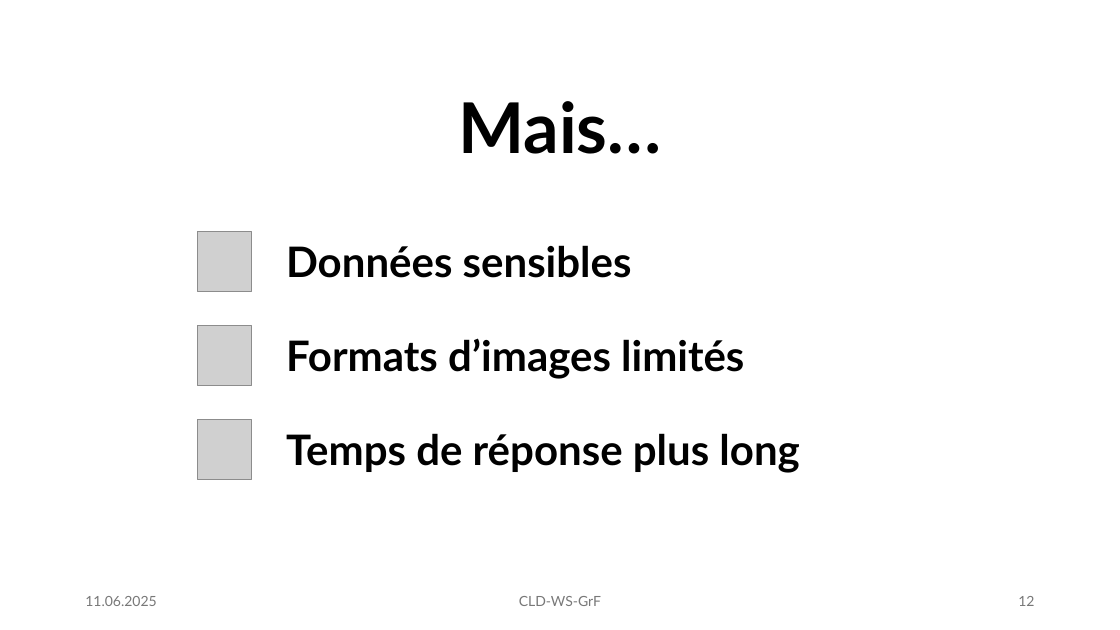
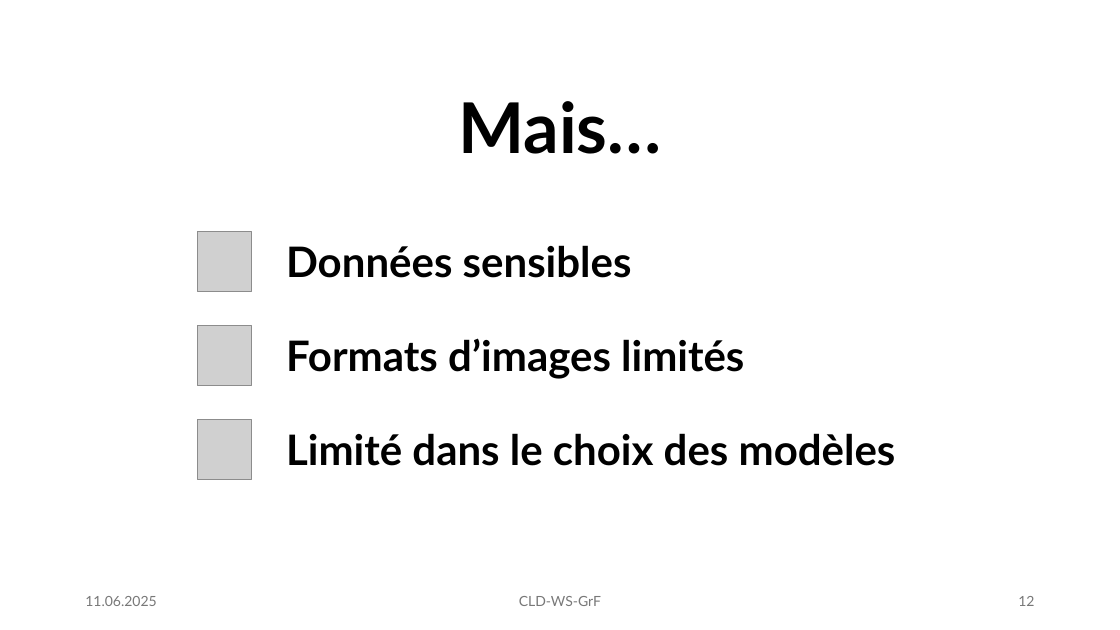
Before and after one commit to ismaelgiovannetti/CLD-WS-GrF, a slide deck: slide 12 of presentation.pptx. Drawn at 1120x630 pixels with LibreOffice and Linux fonts; fonts in the diff are those of the drawing; grey boxes stand for pictures. Boxes give left, top, right and bottom in pixels: in the first picture for what was removed or moved away, otherwise in the second. Text is boxed around its words. In the diff, an @@ line names an element or a change of style, - is before the commit and + after.

```diff
--- a/presentation.pptx
+++ b/presentation.pptx
@@ text at (x1=286, y1=433, x2=896, y2=466): text changed @@
-Temps de réponse plus long
+Limité dans le choix des modèles
```
Also in this commit, not shown: 1 slide added.
